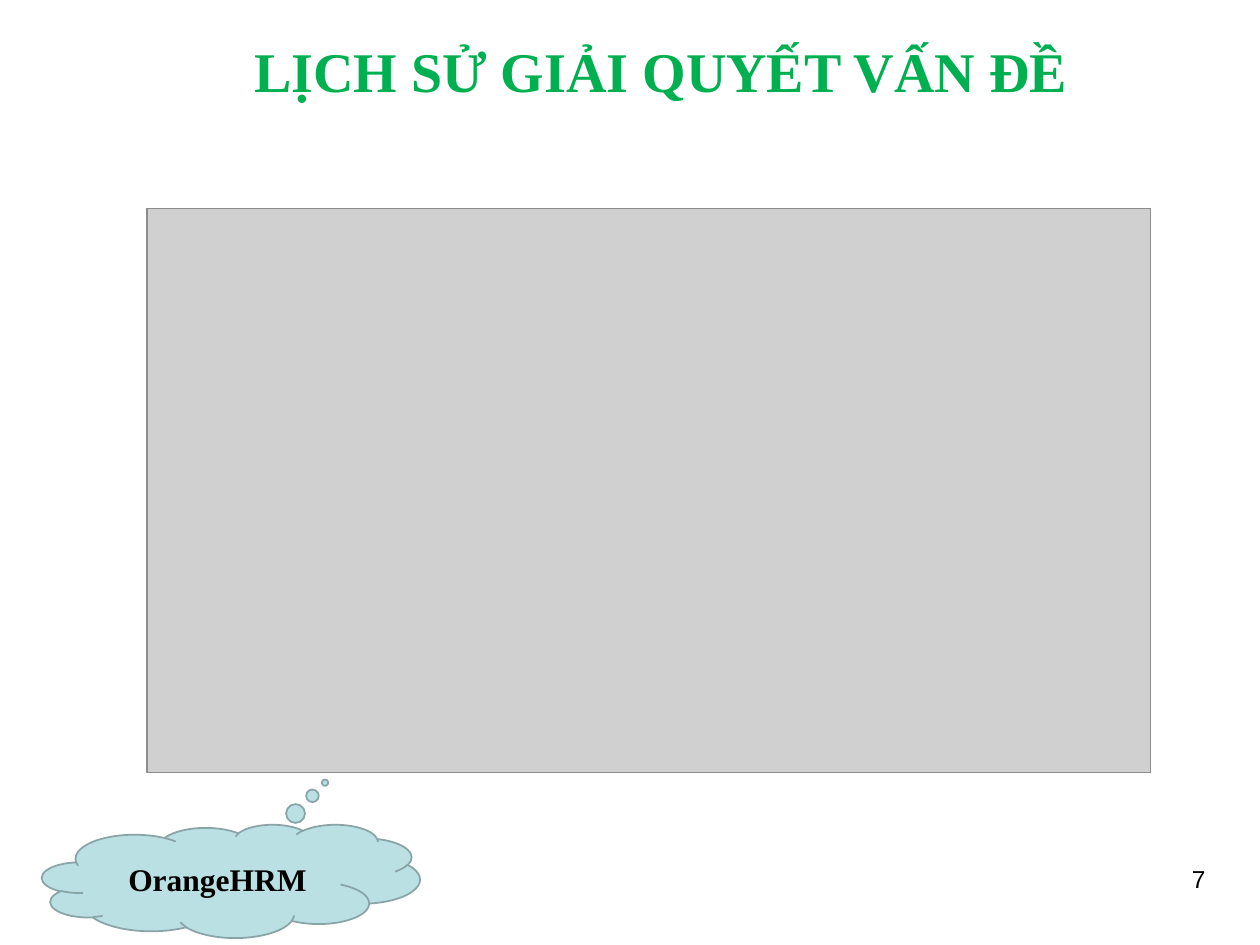
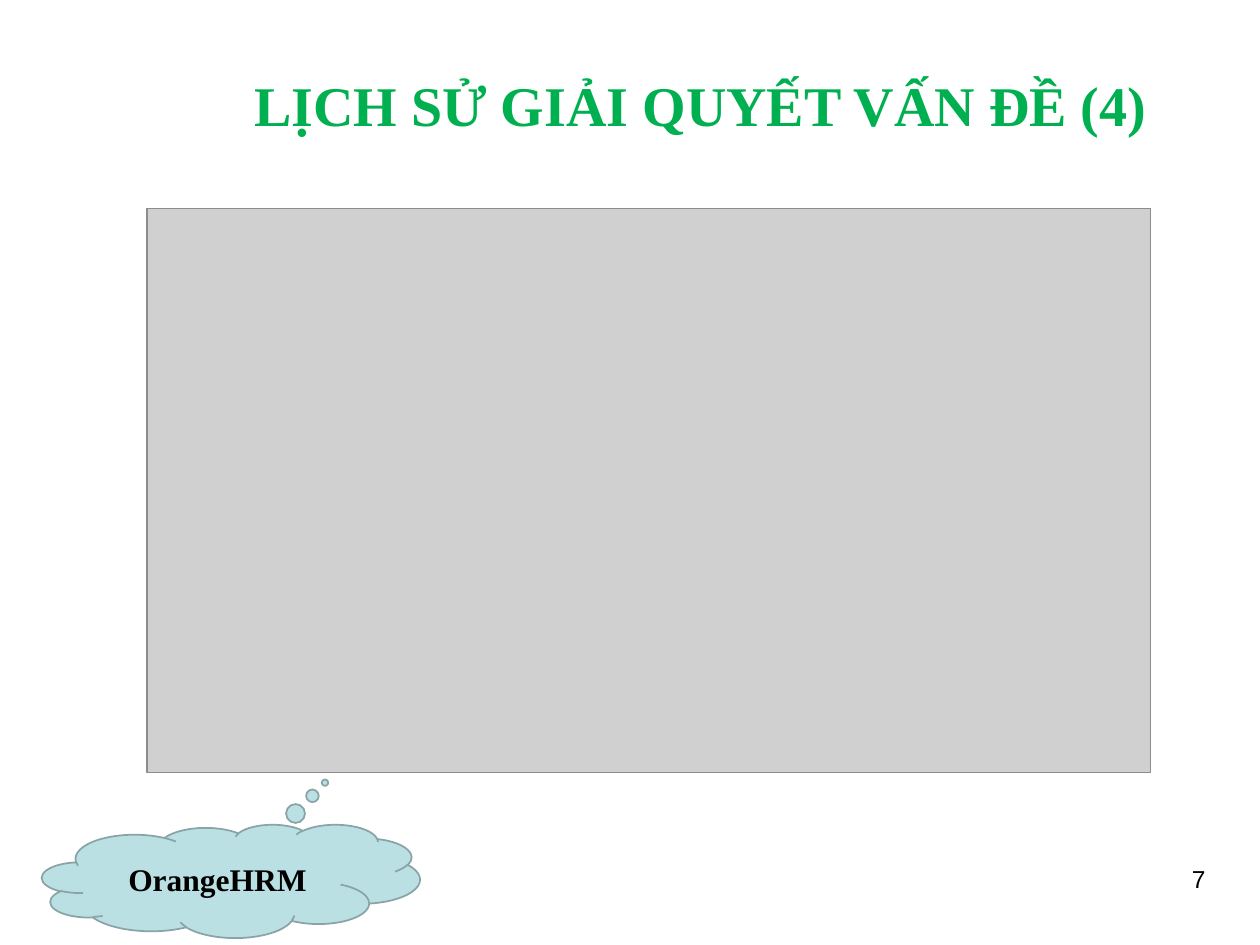
Before and after one commit to ngthuc/graduation-thesis, a slide deck: slide 7 of DOCUMENTS/documentations/Slide_HethongQuanlyProfileVienchucKhoaCNTT-TT_LeNguyenThucB1400731.ppt. Drawn at 1260x945 pixels with LibreOffice and Linux fonts; fonts in the diff are those of the drawing; grey boxes stand for pictures; background and template pictures are left out. Boxes give left, top, right and bottom in pixels: in the first picture for what was removed or moved away, otherwise in the second. Text is boxed around its words. In the diff, an @@ line names an element or a change of style, - is before the commit and + after.

```diff
--- a/DOCUMENTS/documentations/Slide_HethongQuanlyProfileVienchucKhoaCNTT-TT_LeNguyenThucB1400731.ppt
+++ b/DOCUMENTS/documentations/Slide_HethongQuanlyProfileVienchucKhoaCNTT-TT_LeNguyenThucB1400731.ppt
@@ title at bbox=[254, 82, 1146, 136]: text changed @@
-LỊCH SỬ GIẢI QUYẾT VẤN ĐỀ
+LỊCH SỬ GIẢI QUYẾT VẤN ĐỀ (4)
```
Also in this commit, not shown: 10 other slides changed, 2 slides added.
